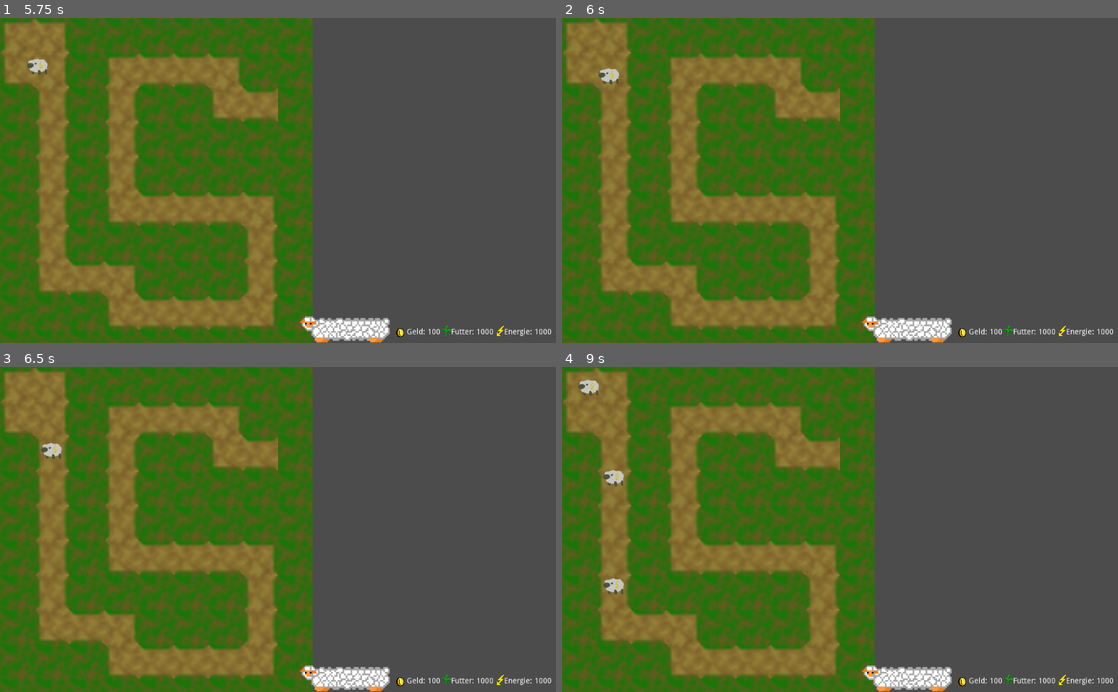
Above: before the commit, frames 1-4 (two rows, left to right).
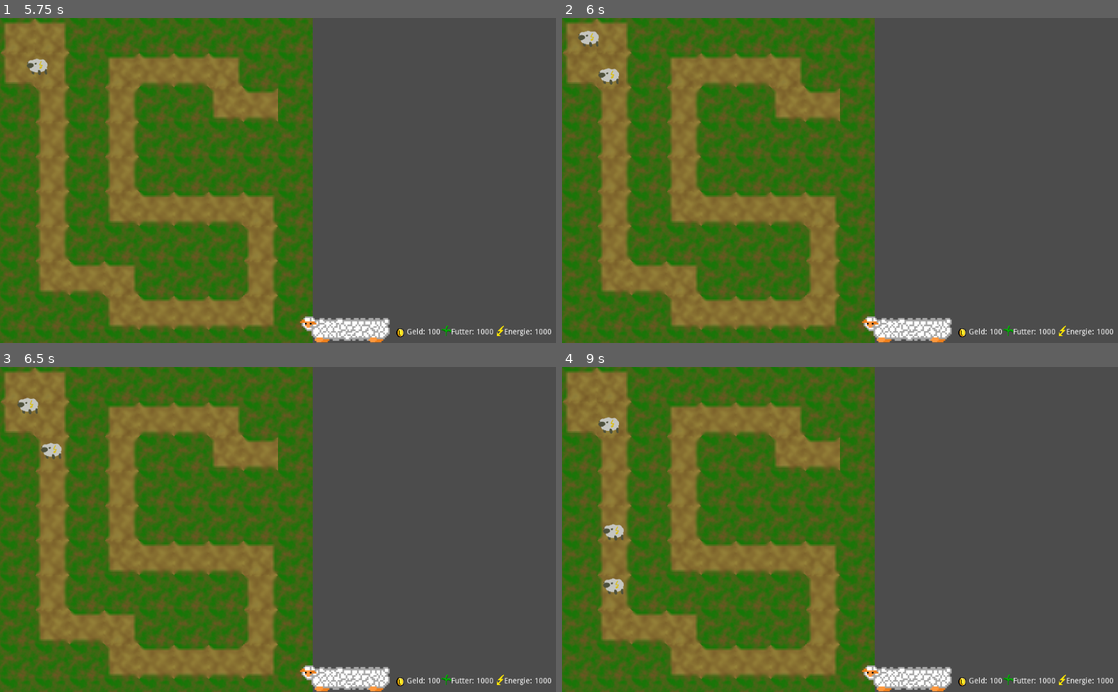
Above: after the commit, the same moments.

Repository: winnerbyhabit/bifigamejamWS19
Game: Godot game, scene res://Game.tscn
The game is run twice, just before and just after one commit, with the same random seed, the same clock (stepped at 60 frames per second) and the same inputs. Sound files missing from this copy of the repository are replaced by a short silence.
Inputs (mouse positions are in pixels of both pictures, inside the frame that each line leads up to):
- Up to frame 1 (5.75 s): click (344, 330) at 0.5 s; click (350, 60) at 1.25 s; click (344, 330) at 2 s; click (350, 151) at 2.75 s; click (344, 330) at 3.5 s; click (350, 239) at 4.25 s; move the mouse to (400, 164) at 5.02 s; press the mouse at (400, 164) at 5.03 s
- Up to frame 2 (6 s): move the mouse to (728, 196) at 5.77 s; release the mouse at (728, 196) at 5.78 s; click (728, 196) at 5.85 s
- Up to frame 3 (6.5 s): no input
- Up to frame 4 (9 s): move the mouse to (895, 458) at 6.52 s; press the mouse at (895, 458) at 6.53 s; move the mouse to (812, 594) at 7.27 s; release the mouse at (812, 594) at 7.28 s; click (812, 594) at 7.35 s; move the mouse to (1006, 578) at 8.02 s; press the mouse at (1006, 578) at 8.03 s; move the mouse to (673, 480) at 8.77 s; release the mouse at (673, 480) at 8.78 s; click (673, 480) at 8.85 s

Frame 1 is identical in both runs. In frame 2, 0.1% of the frame differs, in the area x 2-7%, y 3-9%; in frame 3, 0.1%; in frame 4, 0.6%, in the area x 2-12%, y 3-54%.

Commit message:
fix dead bodys

Diff:
--- a/project/TDGame/Goat.gd
+++ b/project/TDGame/Goat.gd
@@ -28,7 +28,8 @@
 		emit_signal("loose")
 		set_process(false)
 		self.is_alive = false
-		self.visible = false
+		#self.visible = false
+		$CollisionShape2D.disabled = true
 
 func damage(damage_points):
 	lifepoints -= damage_points
--- a/project/TDGame/Tower.gd
+++ b/project/TDGame/Tower.gd
@@ -26,7 +26,8 @@
 
 func target_exited(body):
 	if body.is_in_group("goat"):
-		current_targets.remove(current_targets.find(body))
+		if body.is_alive:
+			current_targets.remove(current_targets.find(body))
 
 func _process(delta):
 	$Reloadbar.value = firerate - fire_threshold
Not shown, changed: project/TDGame/waves.txt
